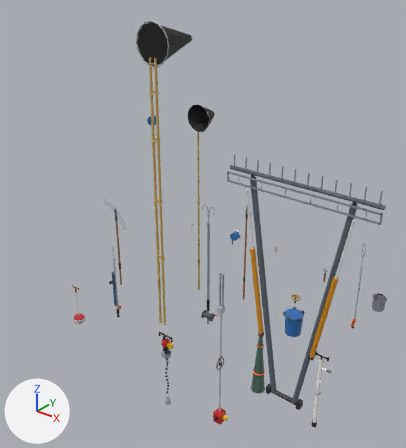
An edit to the Blender file blender/SM_Tools_Pack.blend, drawn before and after from the same camera.
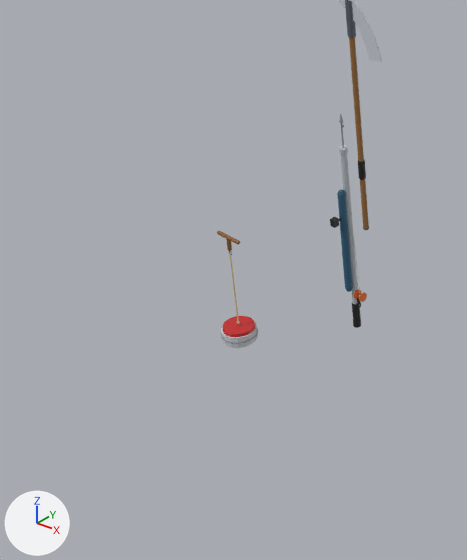
Old and new are each drawn whole from a 50 mm camera at (6.6, -7.88, 5.04) aimed at (2.03, -2.16, 1.5) and again close up on the part from 0% to 38% of the width and 47% to 88% of the height. The lights are fixed; the arrows at lower left show +X, +Y and +Z. The older version's two pictures come first.

In view in the first close-up: 'PREVIEW_SM_Tool_AritSabitPanjang', 'PREVIEW_SM_Tool_BlokMagnet50kg', 'PREVIEW_SM_Tool_SenapanPanahTali'.
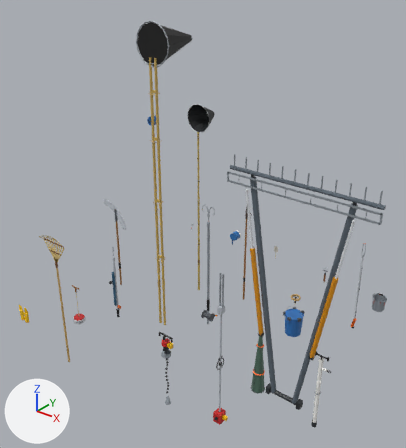
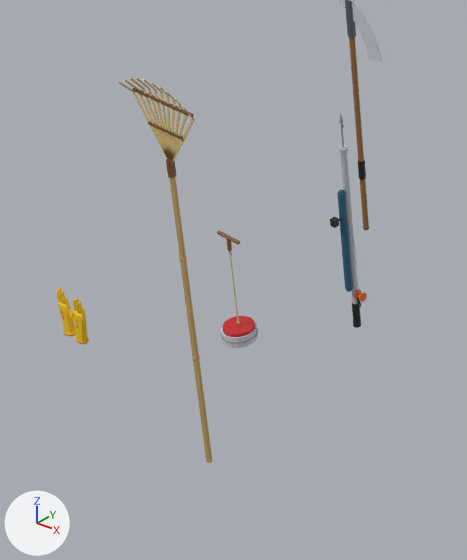
Changed parts and their boxes [x1, y1, x2, y2] in the close-ups (467 x 560 px):
'PREVIEW_SM_Tool_GarukBambu', added
    after: [118, 78, 212, 463]
'PREVIEW_SM_Tool_SarungTanganKaret', added (yellow)
    after: [56, 288, 89, 344]

Diff of the bpy script that builds the scene:
```diff
--- a/blender/SM_Tools_Pack.blend.py
+++ b/blender/SM_Tools_Pack.blend.py
@@ me_sm_tool_garukbambu @@
+me_sm_tool_garukbambu.from_pydata(...)  # 252 vertices, 196 faces; spans x -0.25..0.25, y -0.05..0.02, z -0.35..1.72
+me_sm_tool_garukbambu.materials.append(mat_m_tools_atlas)  # picture img_t_tools_atlas_albedo_png
@@ me_sm_tool_sarungtangankaret @@
+me_sm_tool_sarungtangankaret.from_pydata(...)  # 318 vertices, 234 faces; spans x -0.111..0.109, y -0.03..0.03, z -0.074..0.191
+me_sm_tool_sarungtangankaret.materials.append(mat_m_tools_atlas)  # picture img_t_tools_atlas_albedo_png
@@ col_sm_tool_garukbambu @@
+col_sm_tool_garukbambu = bpy.data.collections.new('SM_Tool_GarukBambu')
+col_sm_tool_garukbambu.objects.link(ob_sm_tool_garukbambu)
@@ col_sm_tool_sarungtangankaret @@
+col_sm_tool_sarungtangankaret = bpy.data.collections.new('SM_Tool_SarungTanganKaret')
+col_sm_tool_sarungtangankaret.objects.link(ob_sm_tool_sarungtangankaret)
@@ ob_preview_sm_tool_garukbambu @@
+ob_preview_sm_tool_garukbambu = bpy.data.objects.new('PREVIEW_SM_Tool_GarukBambu', None)
+ob_preview_sm_tool_garukbambu.location = (1.0, -4.0, 0.0)
+ob_preview_sm_tool_garukbambu.instance_type = 'COLLECTION'
+ob_preview_sm_tool_garukbambu.instance_collection = col_sm_tool_garukbambu
@@ ob_sm_tool_garukbambu @@
+ob_sm_tool_garukbambu = bpy.data.objects.new('SM_Tool_GarukBambu', me_sm_tool_garukbambu)
+ob_sm_tool_garukbambu.location = (0.0, 0.0, 0.0)
@@ ob_preview_sm_tool_sarungtangankaret @@
+ob_preview_sm_tool_sarungtangankaret = bpy.data.objects.new('PREVIEW_SM_Tool_SarungTanganKaret', None)
+ob_preview_sm_tool_sarungtangankaret.location = (0.0, -4.0, 0.0)
+ob_preview_sm_tool_sarungtangankaret.instance_type = 'COLLECTION'
+ob_preview_sm_tool_sarungtangankaret.instance_collection = col_sm_tool_sarungtangankaret
@@ ob_sm_tool_sarungtangankaret @@
+ob_sm_tool_sarungtangankaret = bpy.data.objects.new('SM_Tool_SarungTanganKaret', me_sm_tool_sarungtangankaret)
+ob_sm_tool_sarungtangankaret.location = (0.0, 0.0, 0.0)
```
